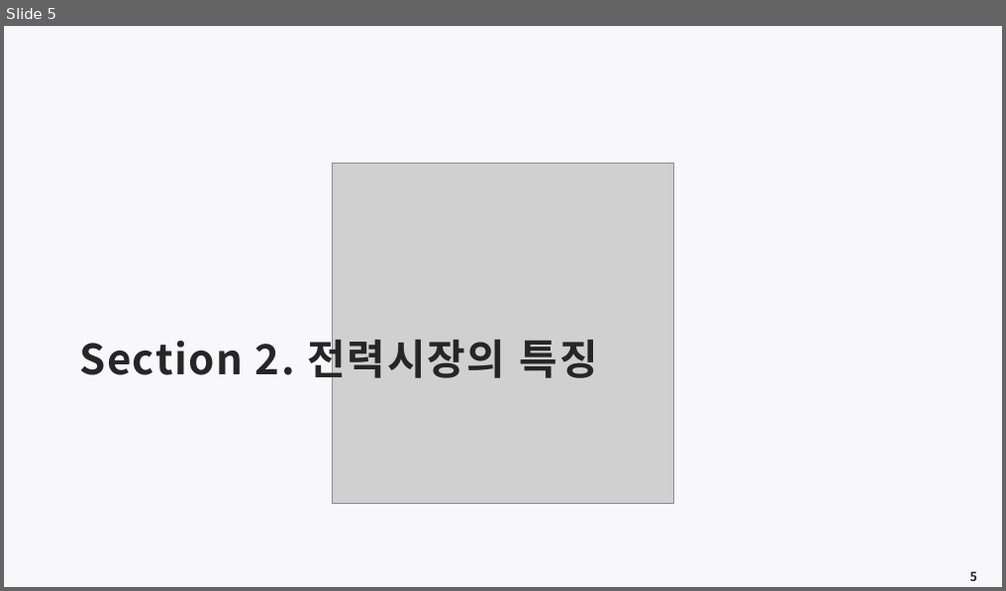
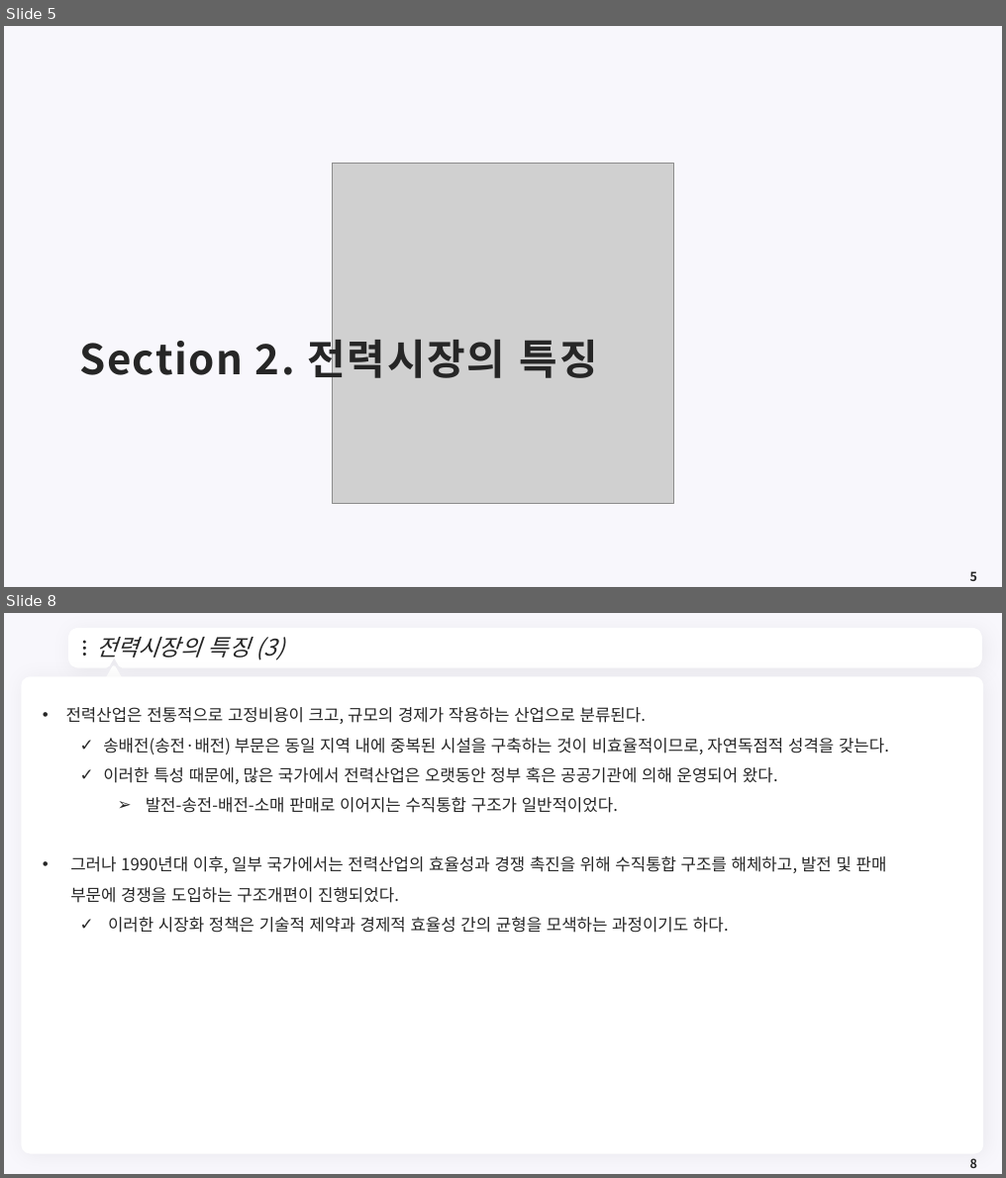
Before and after one commit to meandthey/Teaching, a slide deck: 에너지경제학/자원에너지경제학_Chapter_7 (전력시장).pptx. Shown one above the other, each under a label of ours: slide 5 before the commit, slides 5 and 8 after it; the slides between them are not shown. The pictures are 1006x591 and 1006x1178 pixels, drawn with LibreOffice and Linux fonts; fonts in the diff are those of the drawing; grey boxes stand for pictures; background and template pictures are left out. Boxes give left, top, right and bottom in pixels: in the first picture for what was removed or moved away, otherwise in the second. Text is boxed around its words. In the diff, an @@ line names an element or a change of style, - is before the commit and + after.

```diff
--- a/에너지경제학/자원에너지경제학_Chapter_7 (전력시장).pptx
+++ b/에너지경제학/자원에너지경제학_Chapter_7 (전력시장).pptx
@@ slide 8 added at (x1=4, y1=613, x2=1002, y2=1174), background #F8F7FC @@
@@ freeform shape added at (x1=72, y1=632, x2=979, y2=664), fill #FFFFFF, outline #FFFFFF 7.25 pt @@
@@ ellipse added at (x1=83, y1=641, x2=86, y2=644), fill #262626 @@
@@ title added at (x1=96, y1=637, x2=284, y2=661), 22 pt, text #262626, italic @@
+전력시장의 특징 (3)
@@ ellipse added at (x1=83, y1=647, x2=86, y2=650), fill #262626 @@
@@ ellipse added at (x1=83, y1=653, x2=86, y2=656), fill #262626 @@
@@ triangle added at (x1=105, y1=667, x2=122, y2=682), fill #FFFFFF, outline #FFFFFF 3.75 pt @@
@@ freeform shape added at (x1=958, y1=643, x2=967, y2=655), fill #FFFFFF @@
@@ rounded rectangle added at (x1=21, y1=676, x2=984, y2=1155), fill #FFFFFF @@
@@ text added at (x1=66, y1=707, x2=889, y2=933), 16 pt, text #262626 @@
+• 전력산업은 전통적으로 고정비용이 크고, 규모의 경제가 작용하는 산업으로 분류된다.
+  ✓ 송배전(송전·배전) 부문은 동일 지역 내에 중복된 시설을 구축하는 것이 비효율적이므로, 자연독점적 성격을 갖는다.
+  ✓ 이러한 특성 때문에, 많은 국가에서 전력산업은 오랫동안 정부 혹은 공공기관에 의해 운영되어 왔다.
+    ➢ 발전-송전-배전-소매 판매로 이어지는 수직통합 구조가 일반적이었다.
+• 그러나 1990년대 이후, 일부 국가에서는 전력산업의 효율성과 경쟁 촉진을 위해 수직통합 구조를 해체하고, 발전 및 판매 부문에 경쟁을 도입하는 구조개편이 진행되었다.
+  ✓ 이러한 시장화 정책은 기술적 제약과 경제적 효율성 간의 균형을 모색하는 과정이기도 하다.
@@ page number added at (x1=970, y1=1158, x2=977, y2=1168), 12 pt, text #262626, bold @@
+8
```
Also in this commit, not shown: 1 slide changed, 14 other slides added.
